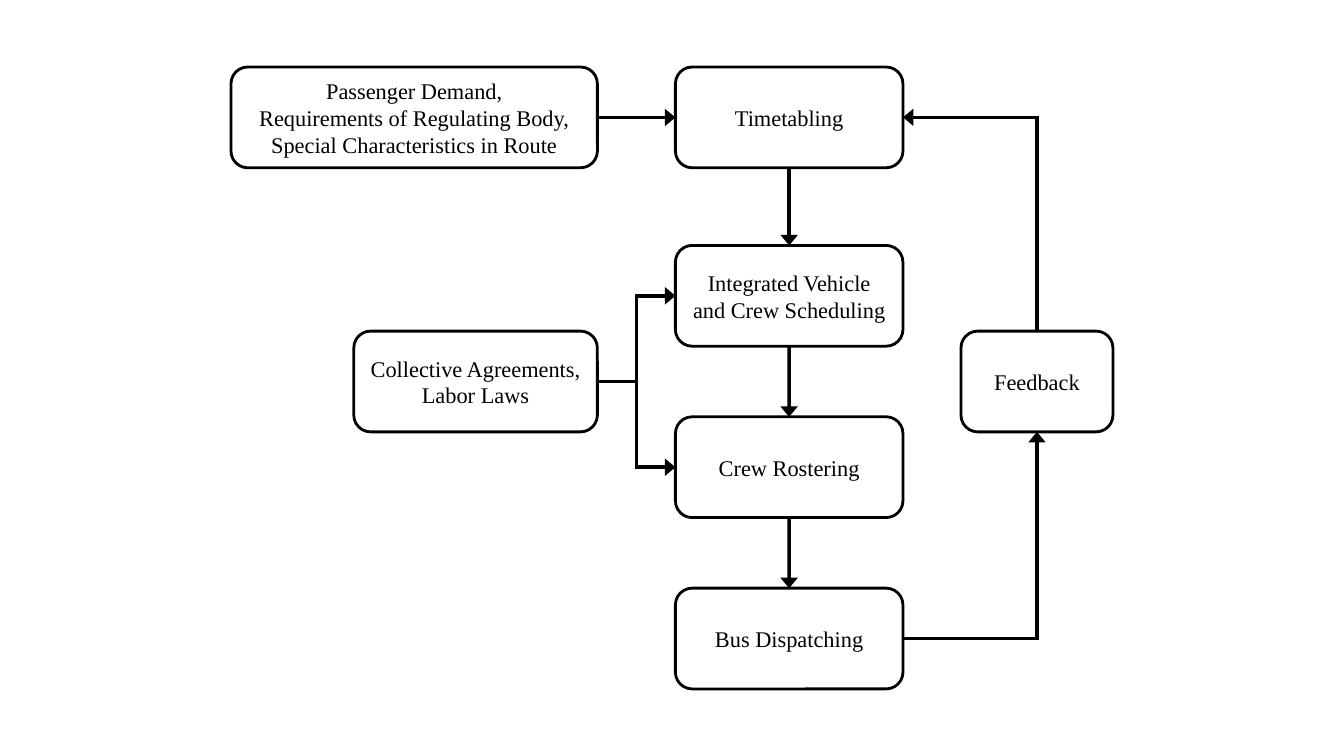
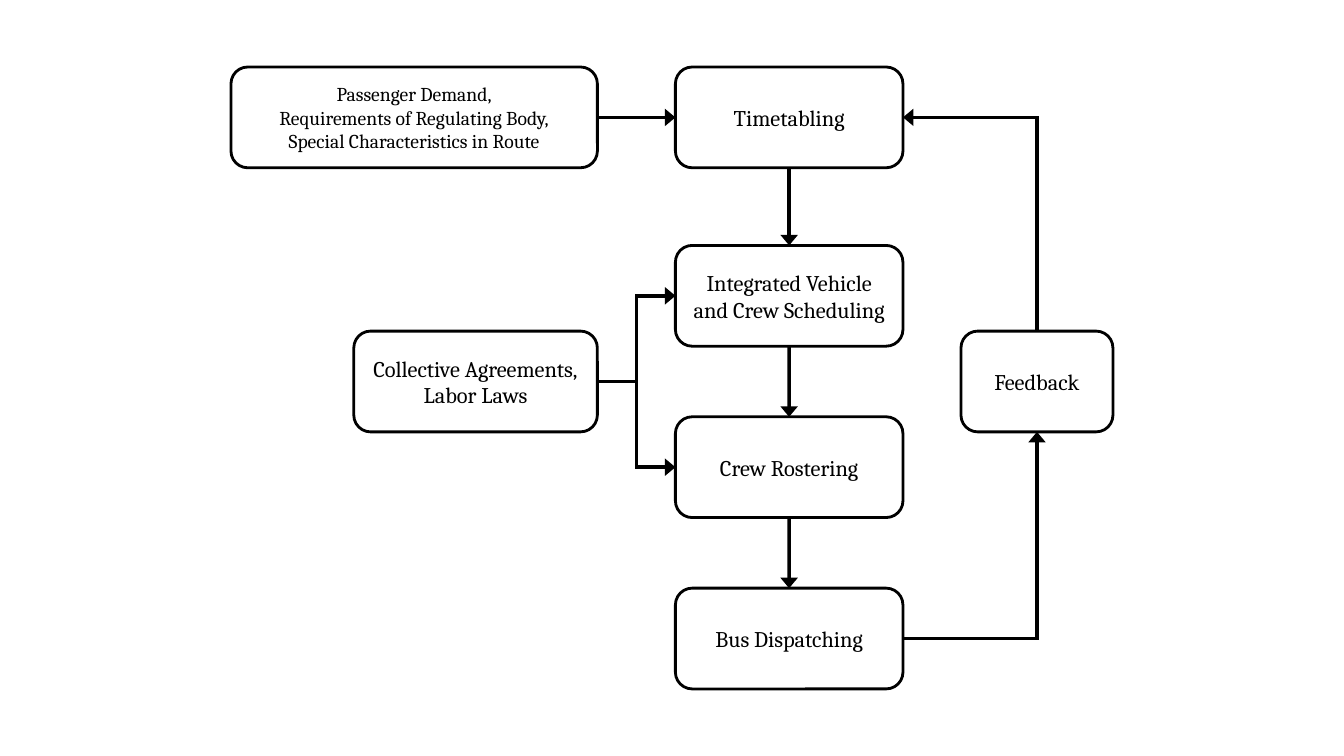
Before and after one commit to afthaj/finalThesis, a slide deck: slide 4 of figures.pptx. Drawn at 1344x756 pixels with LibreOffice and Linux fonts; fonts in the diff are those of the drawing. Boxes give left, top, right and bottom in pixels: in the first picture for what was removed or moved away, otherwise in the second. Text is boxed around its words. In the diff, an @@ line names an element or a change of style, - is before the commit and + after.

```diff
--- a/figures.pptx
+++ b/figures.pptx
@@ rounded rectangle "Passenger Demand," at [231,68,598,168]: size 16 to 14 pt, font Times New Roman to Cambria @@
@@ font Times New Roman to Cambria in 6 elements at [354,331,598,432], [676,68,903,168], [676,245,903,346], [676,416,903,517], [676,588,903,689], [961,331,1113,432] @@
```
Also in this commit, not shown: 15 other slides changed, 37 other files.
